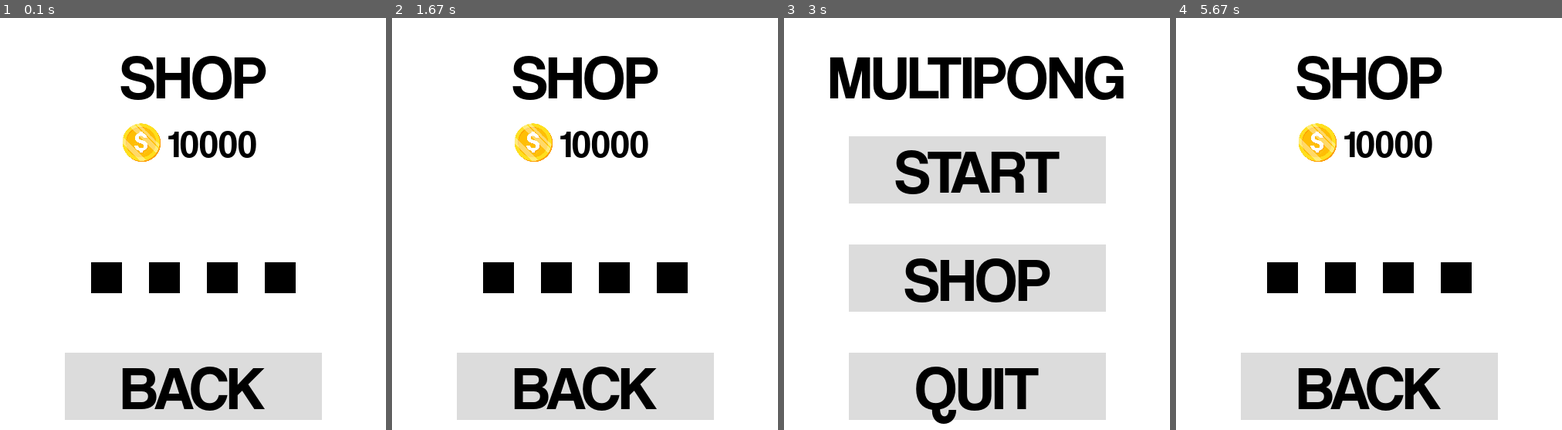
Above: before the commit, frames 1-4 (left to right).
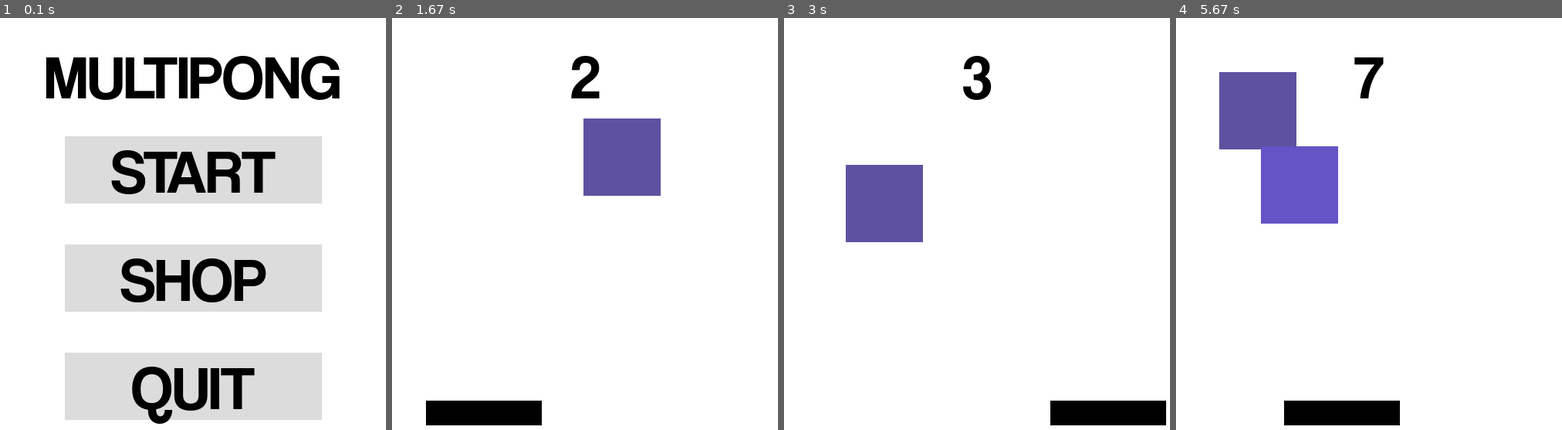
Above: after the commit, the same moments.

Repository: uwohlen/elv_IT2_test1
Game: pygame game, started from MarkusM/multipong.py
Two runs of this game, one before a commit and one after it. Both use one fixed random seed, a clock stepped at 60 frames per second and the inputs below.
Inputs (mouse positions are in pixels of both pictures, inside the frame that each line leads up to):
- Up to frame 1 (0.1 s): no input
- Up to frame 2 (1.67 s): click (585, 170) at 0.38 s, where only the run after the commit has a clickable "START"; click (492, 281) at 0.72 s; click (642, 88) at 1.05 s; click (446, 261) at 1.38 s
- Up to frame 3 (3 s): click (980, 335) at 1.72 s; click (1077, 364) at 2.05 s; click (1077, 232) at 2.38 s; click (1115, 236) at 2.72 s
- Up to frame 4 (5.67 s): click (1504, 384) at 3.05 s; click (1384, 256) at 3.38 s; click (1284, 182) at 3.72 s; click (1473, 335) at 4.05 s; click (1307, 100) at 4.38 s; click (1504, 269) at 4.72 s; click (1295, 149) at 5.05 s; click (1345, 112) at 5.38 s

The runs differ from the first frame. In frame 1, 28% of the frame differs, in the area x 11-88%, y 9-99%; in frame 2, 21%; in frame 3, 40%, in the area x 11-99%, y 9-99%; in frame 4, 24%.

Commit message:
multipong finish

Diff:
--- a/MarkusM/ag.py
+++ b/MarkusM/ag.py
@@ -1,3 +1,42 @@
+import math
+
+a = 0 #nedre grense
+b = 20 #øvre grense
+n = 10 #antall trapeser
+
+def f(x): #funksjonen som skal integreres numerisk
+    return 5*(math.sin(0.1*x))
+
+deltax = (b-a)/n #trapesbredden
+
+s = 0 #sum
+
+for i in range(1,n): #fra 1 til n-1
+    s += f(a+i*deltax) #summen av trapesene
+s = (deltax/2)*(2*s+f(a)+f(b)) #tar delax/2(f(a)+f(b)+trapessummen)
+
+print(round(s,3)) #printer svaret
+
+print(math.degrees((5*math.pi)/12))
+
+
+
+
+
+
+
+
+
+
+
+
+
+
+
+
+
+
+"""
 import sys
 dødelig = False
 inntak = 50 #mg
@@ -21,3 +60,32 @@
 
 
 print(f"medisinen ble dødelig etter {i} dager, siden {total} mg av virkestoffet var i kroppen samtidig")
+
+"""
+"""
+s = 0
+
+for i in range(12):
+    s+= ((i)*3)+2
+    print(s)
+print(s)
+#print(37*12)
+"""
+
+"""
+s = 0 #sum
+a = 0 #nedre grense
+b = 2 #øvre grense
+n = 1000 #nøtaktighet
+
+def f(x):
+    return x**2
+
+deltax = (b-a)/n
+
+
+for i in range(n):
+    s+= f(a+(i*deltax))*deltax
+
+print(s)
+"""
--- /dev/null
+++ b/MarkusM/functest.py
@@ -0,0 +1,11 @@
+class functs:
+    def run():
+        print("2")
+    def a():
+        print("a")
+
+func = ("run","a","a")
+for i in range(len(func)):
+    getattr(functs,func[i])()
+
+import matplotlib
--- a/MarkusM/klasser og objekter.py
+++ b/MarkusM/klasser og objekter.py
@@ -1,15 +1,7 @@
-import sys,os
+import matplotlib.pyplot as plt
 
-#sys.path.append(os.path.join(os.path.dirname(os.path[0])))
+xverd = [0,1,2,3,4]
+yverd = [0,1,4,9,16]
 
-#from felles import funkbib as fbib
-
-l = [1,2,3,5]
-
-
-#print(fbib.leggSammenListe(l))
-
-import pygame
-pygame.init()
-
-print(pygame.font.get_fonts())
+plt.plot(xverd,yverd)
+plt.show
--- a/MarkusM/multipong.py
+++ b/MarkusM/multipong.py
@@ -27,7 +27,11 @@
 SoundEffectChannel2 = pg.mixer.Channel(2)
 MusicChannel = pg.mixer.Channel(3)
 
+global highScore
 highScore = 0
+
+global score
+score = 0
 
 clock = pg.time.Clock()
 windowFPS = 60
@@ -44,12 +48,10 @@
 
 class settings:
     def __init__(self):
-        self.meny = 2
+        self.meny = 1
         self.coins = 10000
 settings = settings()
 
-
-
 global blockSize
 blockSize = 100
 
@@ -58,6 +60,7 @@
 
 def findCenter(): #finne center av skjermen
     return window_width/2,window_height/2
+
 
 class block:
     def __init__(self,startpos):
@@ -76,6 +79,8 @@
 
     def posupdate(self): #oppdater posisjon til blokken
         global run
+        global score
+        global highScore
         x,y = self.momentum
         self.posx = self.posx - x
         self.posy = self.posy - y
@@ -86,6 +91,8 @@
             self.momentum = x,-y
         if self.posy>window_height-(blockSize/2):
             run = False
+            if score > highScore:
+                highScore = score
 
         #legge til random?
 
@@ -146,9 +153,6 @@
         elif abs(self.rect.centerx-x) <= self.momentum/4: #for verdier nærme nok, hopper blokken til musen
             self.rect.centerx = x
 
-
-
-        #sakke fart når man nærmer seg musen
 
         #gammel metode:
         #self.rect.centerx = x
@@ -202,12 +206,16 @@
 counter = 0
 timediff = 5
 def main():
+    global score
     global counter
     global blocklist
     global run
+
+    counter = 0
     run = True
     blocklist = []
     addblock()
+    score = 0
 
     while run:
         window.fill((255,255,255)) #bakgrunn
@@ -222,11 +230,18 @@
             addblock()
             counter = -1
 
+        if (counter % windowFPS*timediff)==0:
+            score +=1
+
         #render:
         safecollision()
         player.render()
         counter+=1
         blockrender()
+
+        title = font2.render(str(score),True,black) #definere tekst
+        titleBox = title.get_rect(center=(window_width/2,(window_height/8)))
+        window.blit(title,titleBox) #render
 
         clock.tick(windowFPS) #holde frame rate til 60
         pg.display.flip() #oppdatere skjermen
@@ -345,10 +360,17 @@
         quitbox.render()
         shopbox.render()
 
+
         #tittel
         title = font2.render(str("MULTIPONG"),True,black) #definere tekst
         titleBox = title.get_rect(center=(window_width/2,(window_height/8)))
         window.blit(title,titleBox) #render
+
+        #highscore
+        if highScore != 0:
+            score = shopfont.render(str(f"HIGHSCORE: {highScore}"),True,black) #definere tekst
+            scorebox = score.get_rect(center=(window_width/2,(window_height-window_height/7)))
+            window.blit(score,scorebox) #render
 
     if settings.meny == 2:
         backbox.render()
@@ -415,6 +437,8 @@
 
         pg.display.flip()
 
+
+
 while True: #spillLoop
     menu()
     main()
